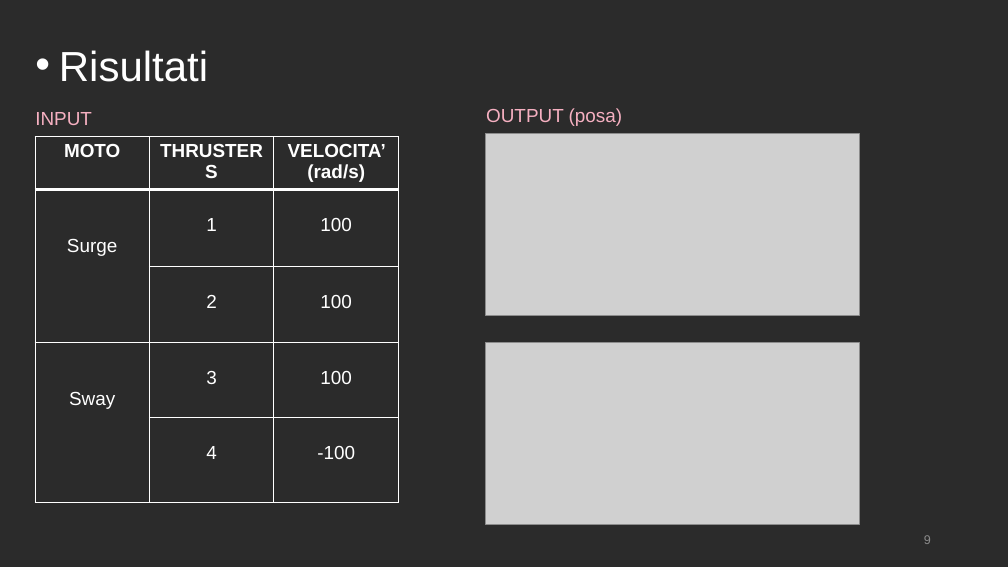
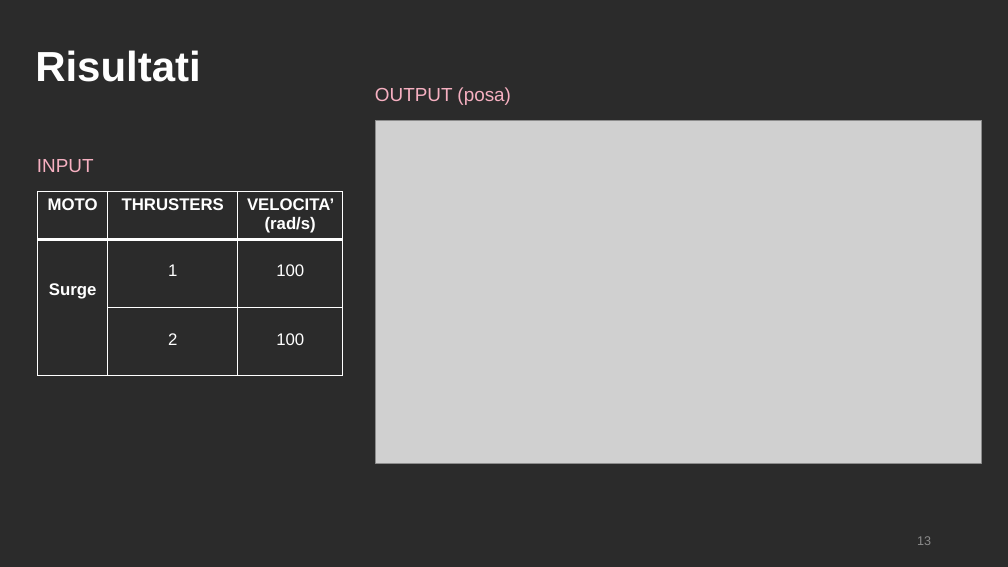
Before and after one commit to polifab/Subacquei_modello, a slide deck: slide 13 of presentazione.pptx (slide 10 before the commit). Drawn at 1008x567 pixels with LibreOffice and Linux fonts; fonts in the diff are those of the drawing; grey boxes stand for pictures; background and template pictures are left out; a plain dark background stands for a picture behind light text. Boxes give left, top, right and bottom in pixels: in the first picture for what was removed or moved away, otherwise in the second. Text is boxed around its words. In the diff, an @@ line names an element or a change of style, - is before the commit and + after.

```diff
--- a/presentazione.pptx
+++ b/presentazione.pptx
@@ text "Risultati" at [35,50,200,82]: bold on; bullet • to none @@
@@ text "OUTPUT (posa)": place and size @@
-text "OUTPUT (posa)" at [486,108,623,126]
+text "OUTPUT (posa)" at [375,87,511,105]
@@ picture: place and size @@
-picture at [486,134,860,316]
+picture at [376,120,982,464]
@@ text "INPUT": place and size @@
-text "INPUT" at [35,112,92,125]
+text "INPUT" at [37,159,94,172]
@@ table at [38,191,343,375] @@
-row 4: Sway | 3 | 100
-row 5:  | 4 | -100
@@ table: place and size @@
-table at [36,137,399,503]
+table at [38,191,343,375]
@@ picture removed at [486,343,860,525] @@
@@ page number at [917,536,931,545]: text changed @@
-9
+13
```
Also in this commit, not shown: 13 other slides changed, 6 slides added.
